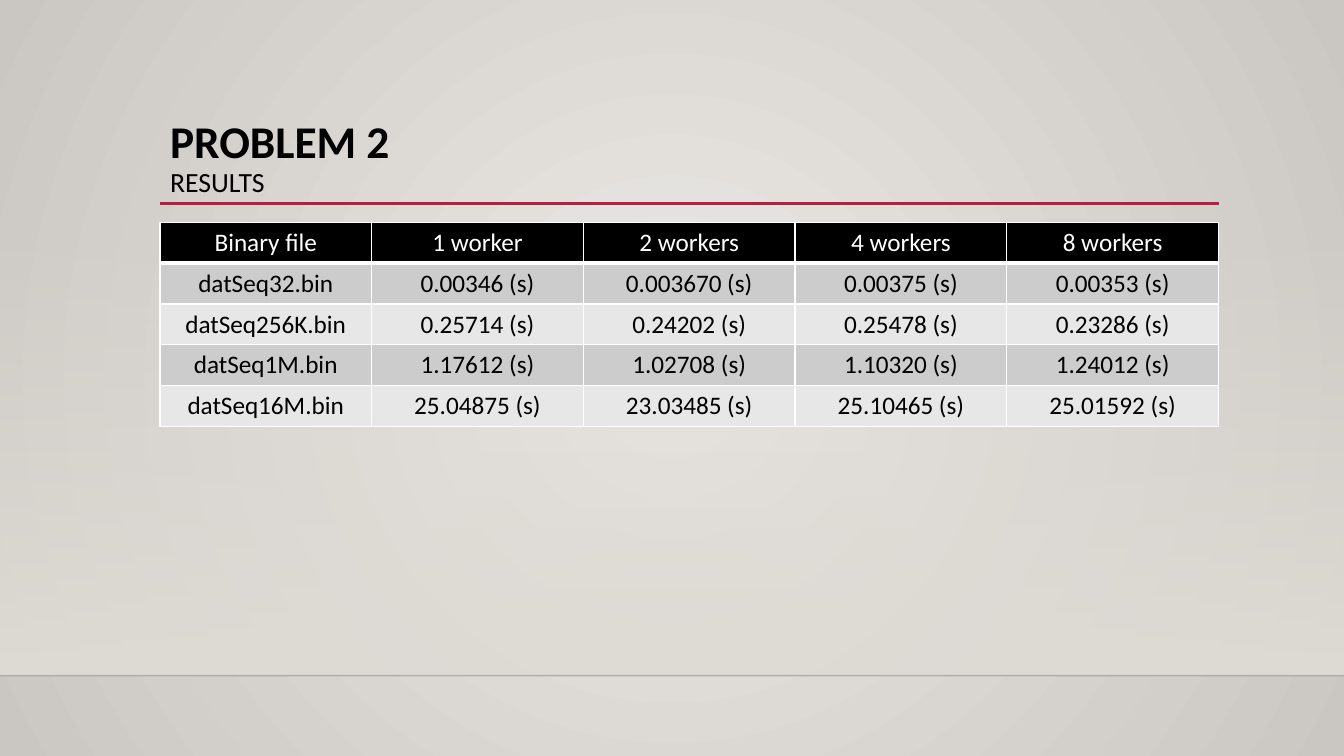
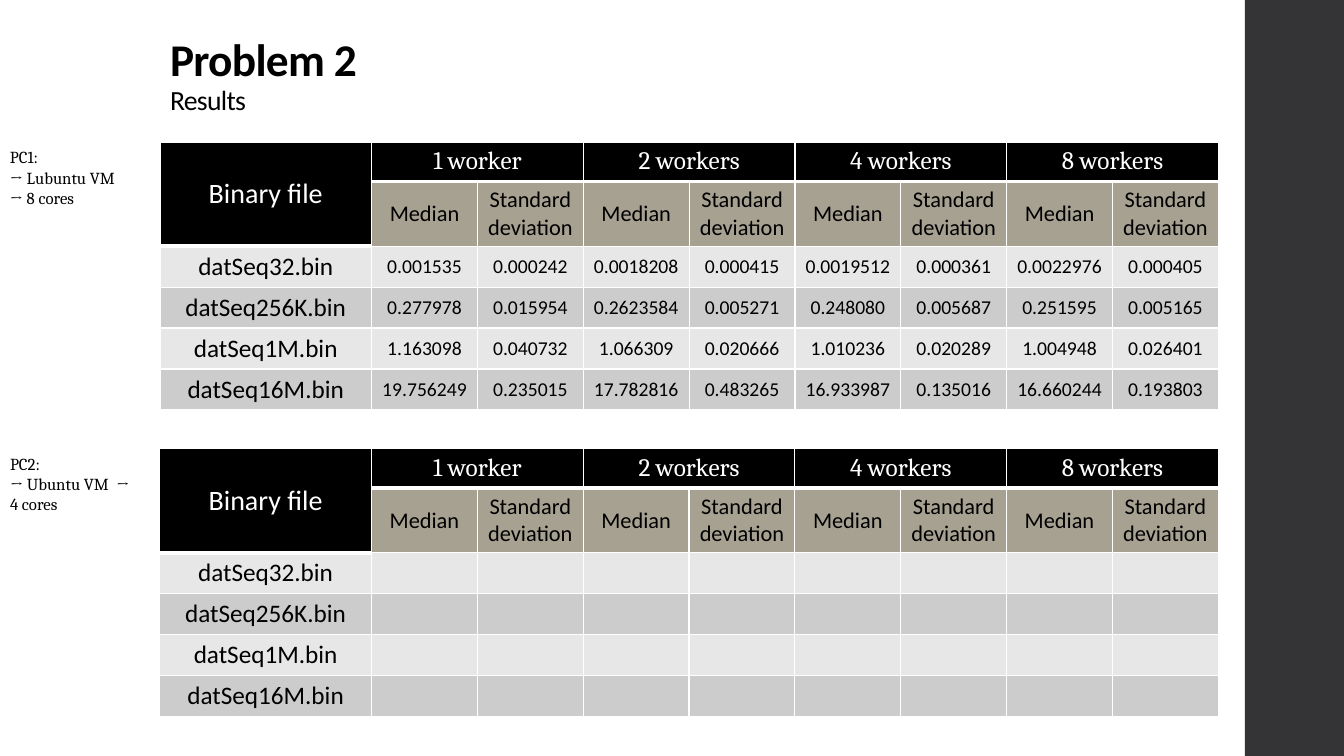
Before and after one commit to xL1fer/CLE_2022_2023, a slide deck: slide 6 of CLE1_T3G5/present.pptx. Drawn at 1344x756 pixels with LibreOffice and Linux fonts; fonts in the diff are those of the drawing; background and template pictures are left out. Boxes give left, top, right and bottom in pixels: in the first picture for what was removed or moved away, otherwise in the second. Text is boxed around its words. In the diff, an @@ line names an element or a change of style, - is before the commit and + after.

```diff
--- a/CLE1_T3G5/present.pptx
+++ b/CLE1_T3G5/present.pptx
@@ background gradient #ECEAE7 to #CAC7C1 to #FFFFFF @@
@@ rectangle added at box(1245, 0, 1344, 756), fill #353537 @@
@@ title "Problem 2 Results" at box(170, 44, 357, 111): vertical alignment top to bottom @@
@@ title at box(170, 44, 357, 111): text changed @@
-PROBLEM 2
-RESULTS
+Problem 2
+Results
@@ table at box(160, 142, 1219, 407) @@
-Binary file | 1 worker | 2 workers | 4 workers | 8 workers
-datSeq32.bin | 0.00346 (s) | 0.003670 (s) | 0.00375 (s) | 0.00353 (s)
-datSeq256K.bin | 0.25714 (s) | 0.24202 (s) | 0.25478 (s) | 0.23286 (s)
-datSeq1M.bin | 1.17612 (s) | 1.02708 (s) | 1.10320 (s) | 1.24012 (s)
-datSeq16M.bin | 25.04875 (s) | 23.03485 (s) | 25.10465 (s) | 25.01592 (s)
+Binary file | 1 worker |  | 2 workers |  | 4 workers |  | 8 workers | 
+ | Median | Standard deviation | Median | Standard deviation | Median | Standard deviation | Median | Standard deviation
+datSeq32.bin | 0.001535 | 0.000242 | 0.0018208 | 0.000415 | 0.0019512 | 0.000361 | 0.0022976 | 0.000405
+datSeq256K.bin | 0.277978 | 0.015954 | 0.2623584 | 0.005271 | 0.248080 | 0.005687 | 0.251595 | 0.005165
+datSeq1M.bin | 1.163098 | 0.040732 | 1.066309 | 0.020666 | 1.010236 | 0.020289 | 1.004948 | 0.026401
+datSeq16M.bin | 19.756249 | 0.235015 | 17.782816 | 0.483265 | 16.933987 | 0.135016 | 16.660244 | 0.193803
@@ table: place and size @@
-table at box(160, 222, 1219, 426)
+table at box(160, 142, 1219, 407)
@@ text added at box(10, 151, 115, 204), 12 pt, text #000000 @@
+PC1:
+→ Lubuntu VM
+→ 8 cores
@@ line removed from (160, 204) to (1220, 204) @@
@@ rectangle removed at box(0, 223, 1344, 676) @@
@@ table added at box(160, 449, 1219, 714), 6 rows, 9 columns @@
+Binary file | 1 worker |  | 2 workers |  | 4 workers |  | 8 workers | 
+ | Median | Standard deviation | Median | Standard deviation | Median | Standard deviation | Median | Standard deviation
+datSeq32.bin |  |  |  |  |  |  |  | 
+datSeq256K.bin |  |  |  |  |  |  |  | 
+datSeq1M.bin |  |  |  |  |  |  |  | 
+datSeq16M.bin |  |  |  |  |  |  |  | 
@@ text added at box(10, 458, 109, 510), 12 pt, text #000000 @@
+PC2:
+→ Ubuntu VM → 4 cores
@@ line removed from (0, 676) to (1344, 676) @@
```
Also in this commit, not shown: 6 other slides changed.
